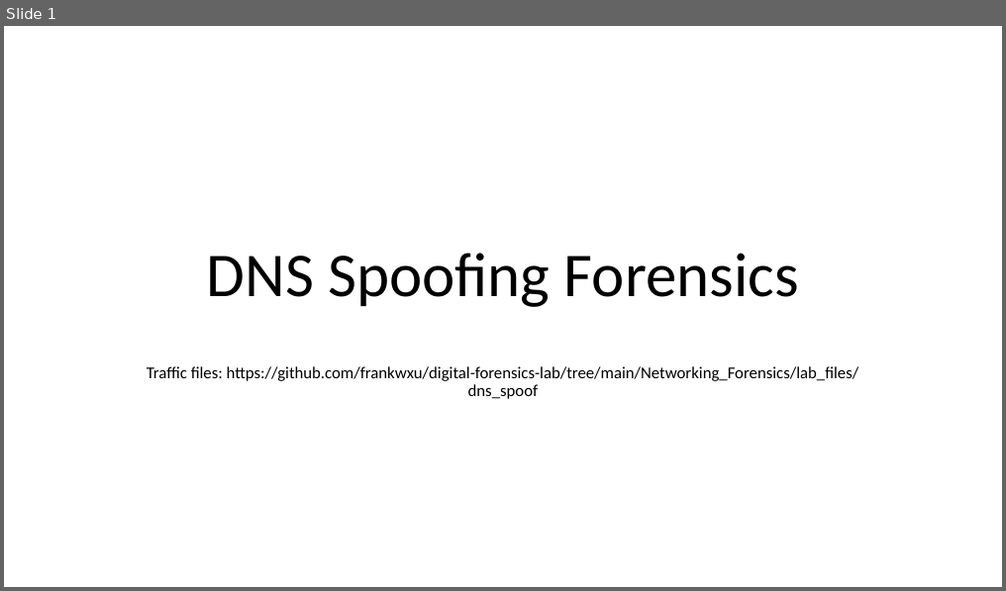
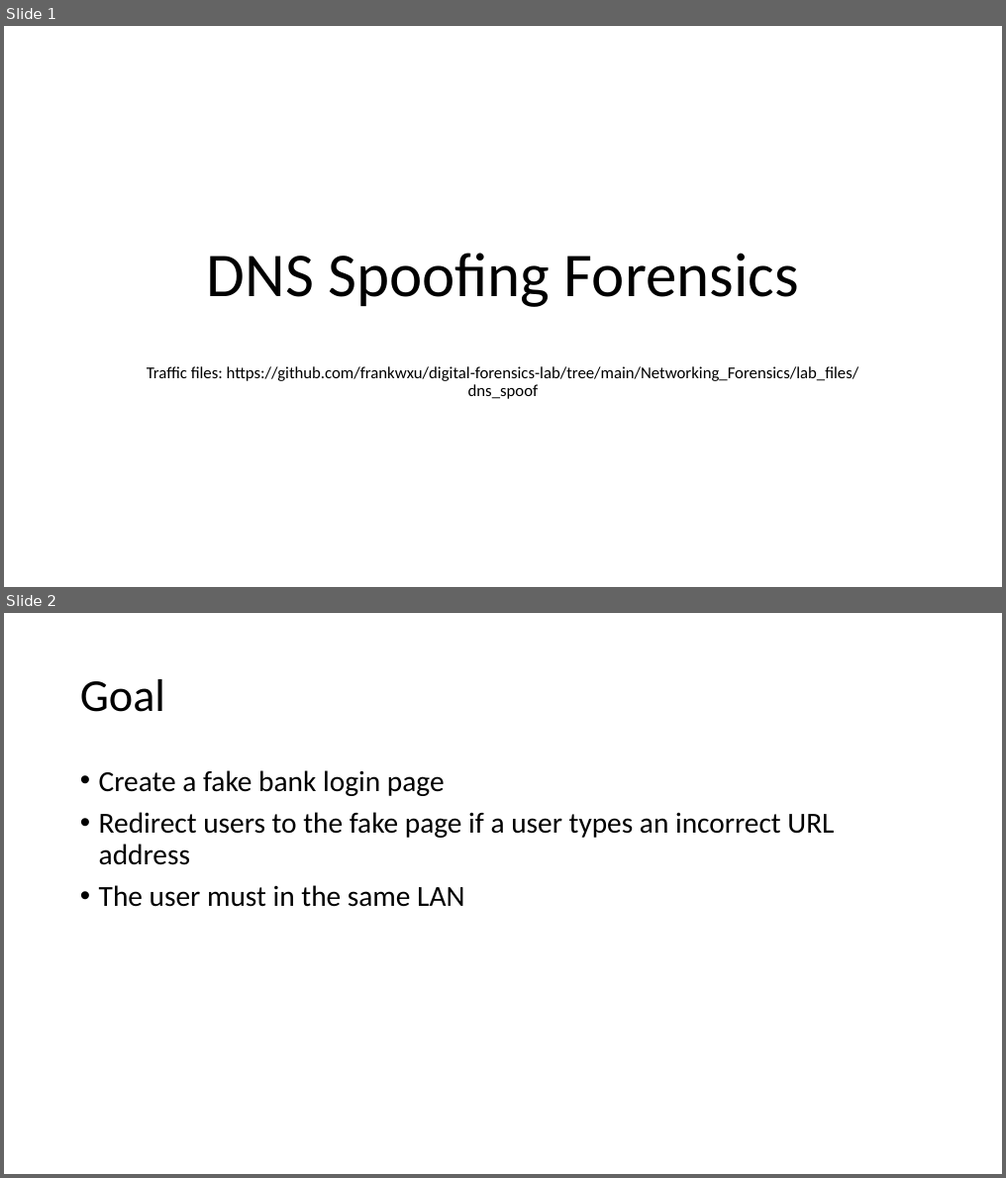
Before and after one commit to frankwxu/digital-forensics-lab, a slide deck: Networking_Forensics/80_DNS_Spoof_Forensics.pptx. Shown one above the other, each under a label of ours: slide 1 before the commit, slides 1 and 2 after it. The pictures are 1006x591 and 1006x1178 pixels, drawn with LibreOffice and Linux fonts; fonts in the diff are those of the drawing; background and template pictures are left out. Boxes give left, top, right and bottom in pixels: in the first picture for what was removed or moved away, otherwise in the second. Text is boxed around its words. In the diff, an @@ line names an element or a change of style, - is before the commit and + after.

```diff
--- a/Networking_Forensics/80_DNS_Spoof_Forensics.pptx
+++ b/Networking_Forensics/80_DNS_Spoof_Forensics.pptx
@@ slide 2 added at [4, 613, 1002, 1174], background #FFFFFF @@
@@ title added at [80, 679, 165, 712], 44 pt, text #000000 @@
+Goal
@@ text added at [99, 770, 834, 907], 28 pt, text #000000 @@
+• Create a fake bank login page
+• Redirect users to the fake page if a user types an incorrect URL address
+• The user must in the same LAN
```
Also in this commit, not shown: 2 slides changed, 8 other slides added, 8 other files.
